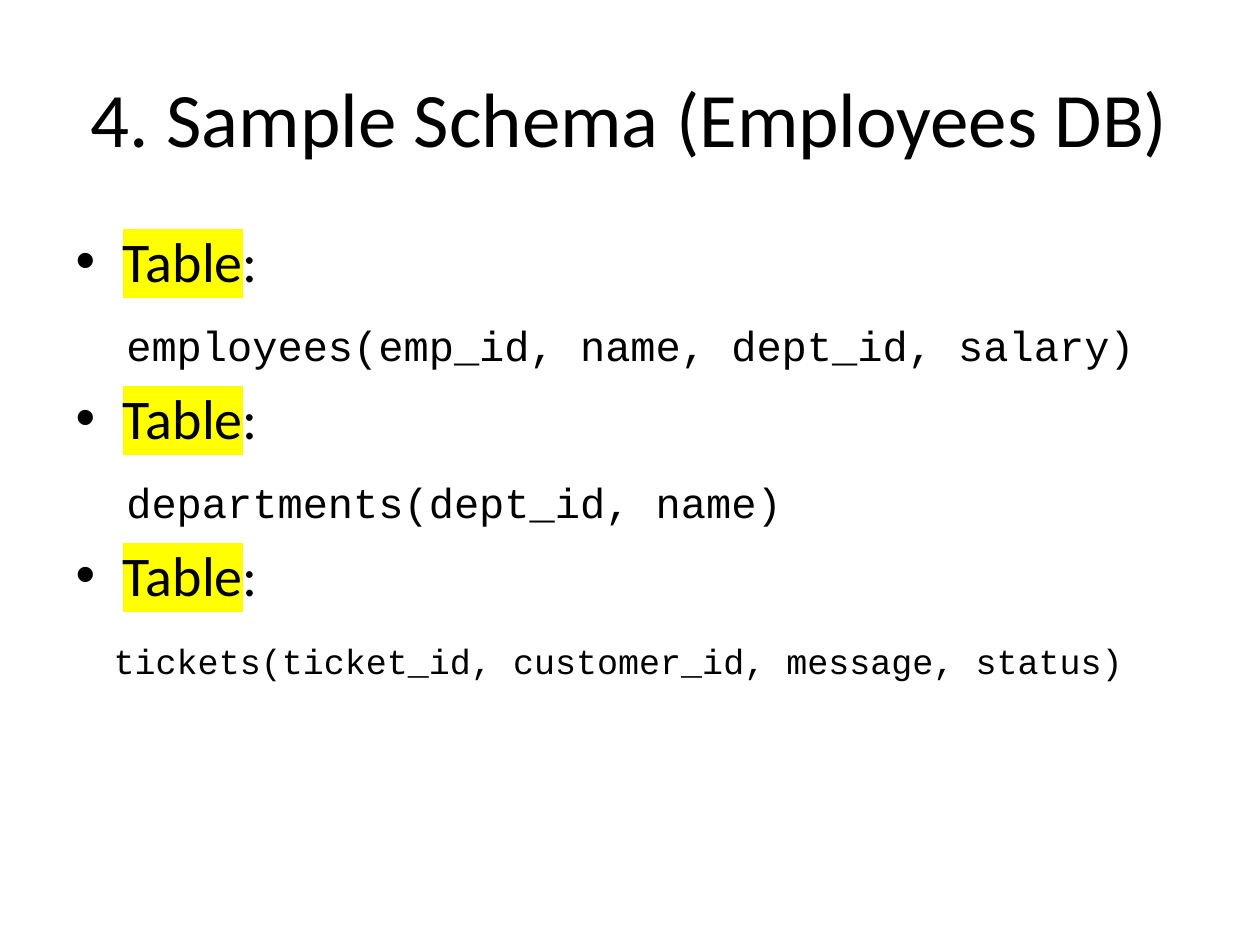
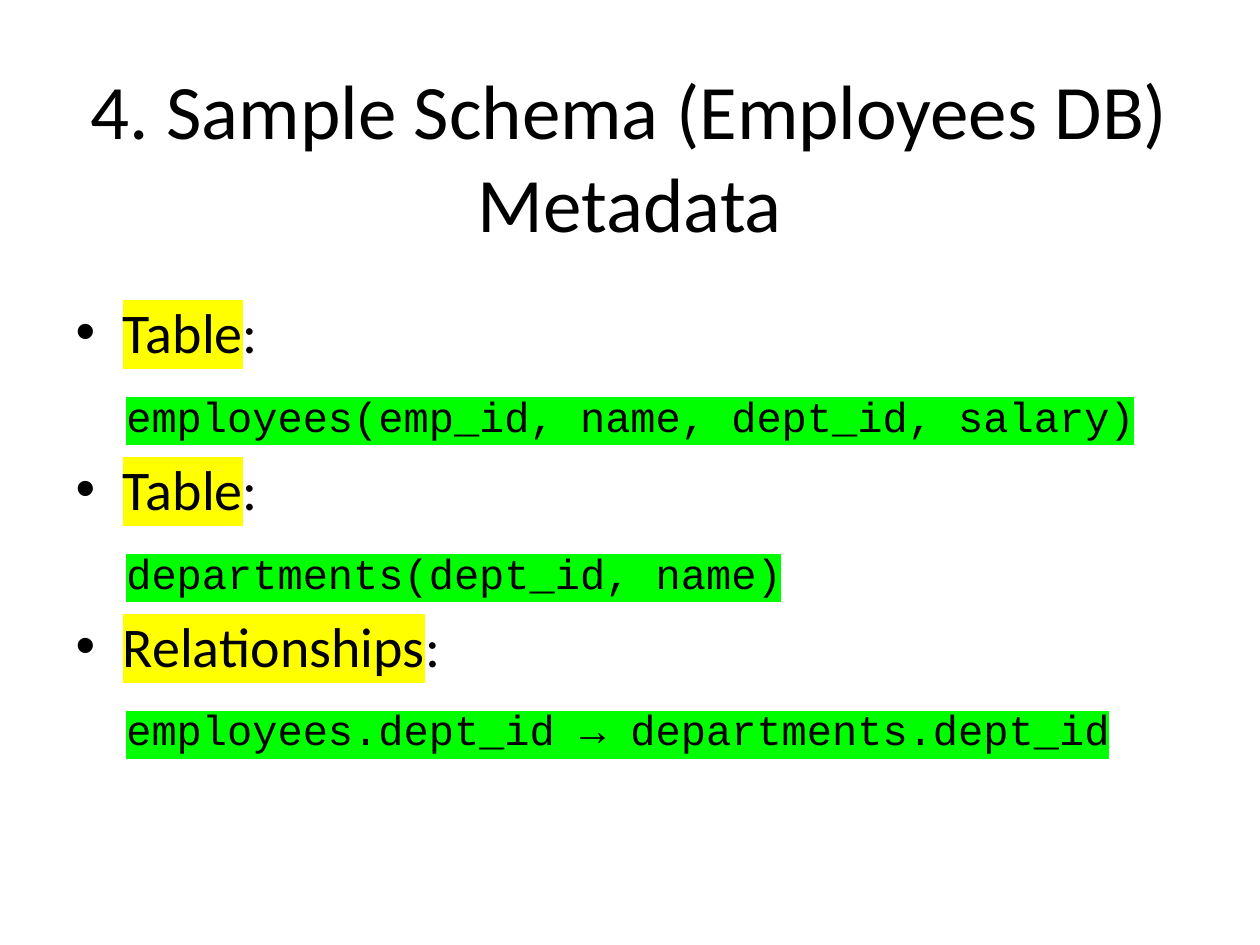
Before and after one commit to mahmoudparsian/data-warehousing, a slide deck: slide 10 of syllabus/week-11_LLM_SQL_integration/MySQL_LLM_Integration_Slides.pptx (slide 6 before the commit). Drawn at 1260x945 pixels with LibreOffice and Linux fonts; fonts in the diff are those of the drawing. Boxes give left, top, right and bottom in pixels: in the first picture for what was removed or moved away, otherwise in the second. Text is boxed around its words. In the diff, an @@ line names an element or a change of style, - is before the commit and + after.

```diff
--- a/syllabus/week-11_LLM_SQL_integration/MySQL_LLM_Integration_Slides.pptx
+++ b/syllabus/week-11_LLM_SQL_integration/MySQL_LLM_Integration_Slides.pptx
@@ title at [91, 83, 1167, 233]: text changed @@
-4. Sample Schema (Employees DB)
+4. Sample Schema (Employees DB)
+Metadata
@@ text "Table:": place and size @@
-text "Table:" at [114, 235, 1134, 682]
+text "Table:" at [123, 307, 1134, 754]
@@ text at [126, 401, 1134, 601]: highlight none to #00FF00 in "employees(emp_id, name, dept_id, salary)", "departments(dept_id, name)" @@
@@ text at [123, 620, 1109, 754]: text changed; size 20 to 24 pt @@
-• Table:
-tickets(ticket_id, customer_id, message, status)
+• Relationships:
+employees.dept_id → departments.dept_id
```
Also in this commit, not shown: 6 other slides changed, 4 slides added, 4 other files.
